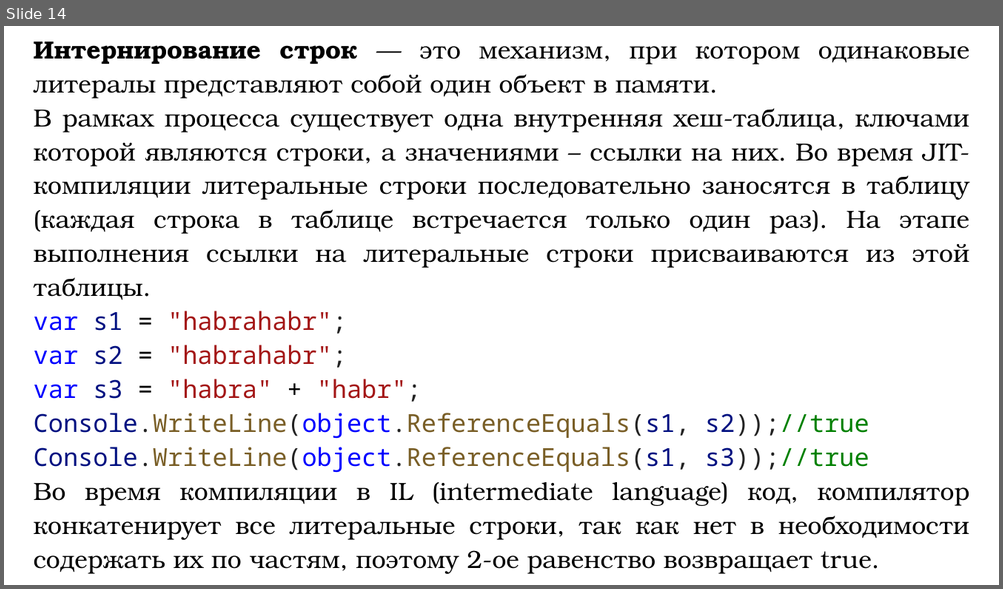
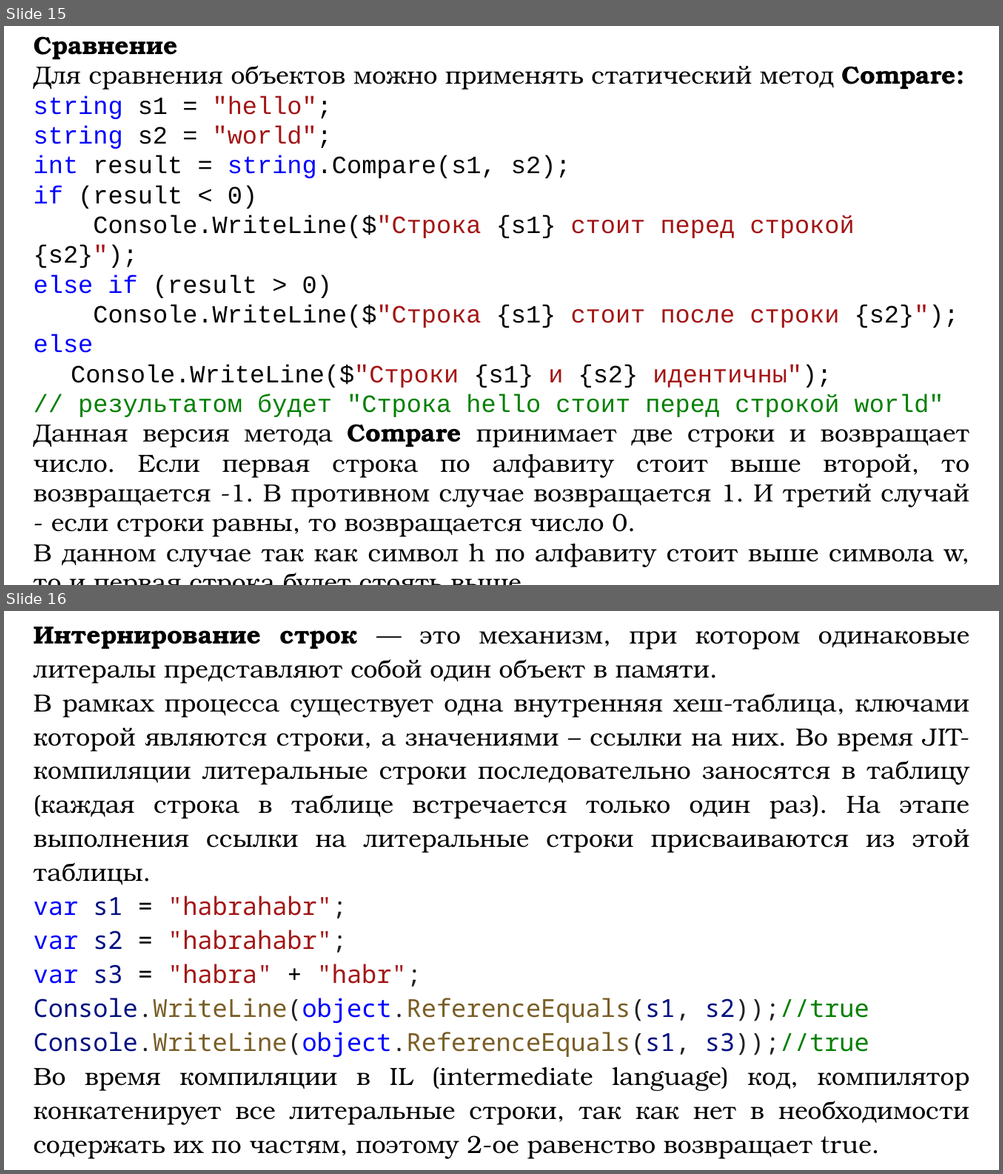
Before and after one commit to DaniilKlyukin/ITiP-1, a slide deck: Лекции/ИТиП 1 лек 5.pptx. Shown one above the other, each under a label of ours: slide 14 before the commit, slides 15 and 16 after it. The pictures are 1003x589 and 1003x1174 pixels, drawn with LibreOffice and Linux fonts; fonts in the diff are those of the drawing. Boxes give left, top, right and bottom in pixels: in the first picture for what was removed or moved away, otherwise in the second. Text is boxed around its words. In the diff, an @@ line names an element or a change of style, - is before the commit and + after.

```diff
--- a/Лекции/ИТиП 1 лек 5.pptx
+++ b/Лекции/ИТиП 1 лек 5.pptx
@@ slide 15 added at bbox=[4, 26, 999, 585], background #FFFFFF @@
@@ text added at bbox=[34, 36, 970, 568], 24 pt, text #000000 @@
+Сравнение
+Для сравнения объектов можно применять статический метод Compare:
+string s1 = "hello";
+string s2 = "world";
+int result = string.Compare(s1, s2);
+if (result < 0)
+Console.WriteLine($"Строка {s1} стоит перед строкой {s2}");
+else if (result > 0)
+Console.WriteLine($"Строка {s1} стоит после строки {s2}");
+else
+Console.WriteLine($"Строки {s1} и {s2} идентичны");
+// результатом будет "Строка hello стоит перед строкой world"
+Данная версия метода Compare принимает две строки и возвращает число. Если первая строка по алфавиту стоит выше второй, то возвращается -1. В противном случае возвращается 1. И третий случай - если строки равны, то возвращается число 0.
+В данном случае так как символ h по алфавиту стоит выше символа w, то и первая строка будет стоять выше.
@@ what was slide 14 is now slide 16 @@
```
Also in this commit, not shown: 5 slides changed, 18 other slides added, 11 slides removed, 5 other files.
